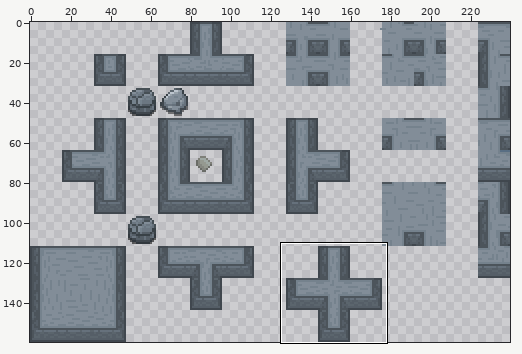
Edited in one commit: sprite sheet (Assets/_ IslandBoy/Content/Art/Sprites/Tiles/SPR Stone Wall.png). Above: a wide view before the commit, with the close-up outlined.
Close-up. Before:
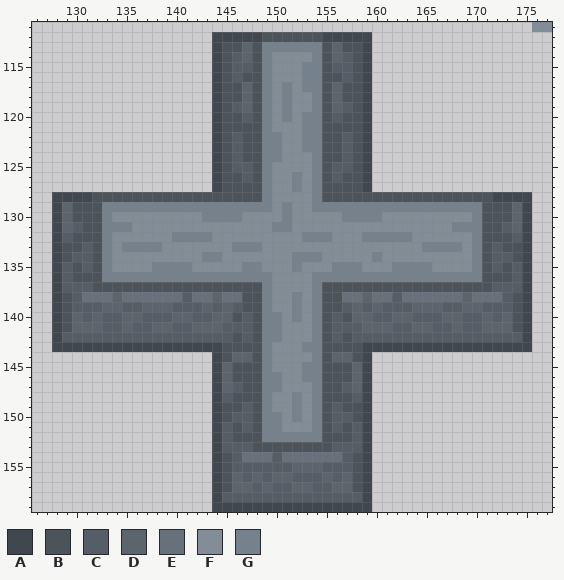
The file is 240x160 pixels. Colours within 5 levels of each other are drawn and written as one. Shown: x 126..177, y 111..159. The commit also changed other parts of the picture, which this record leaves out.
Palette (. is transparent): A #40474e  B #4c545b  C #555e67  D #5b656d  E #66717c  F #828d98  G #75828d
Pixels before (only the part around the change), first column x 126:
111 ..................................................FF
112 ..................AAAAABBBBBBAAAAA..................
113 ..................ABBDBGGGGGGBDBBA..................
114 ..................ABCDBGFFFFGBDCBA..................
115 ..................ABCCBGFFFGGBCCBA..................
116 ..................ABCBBGFFFGGBBCBA..................
117 ..................ABBDBGFGFGGBDBBA..................
118 ..................ABBDBGFGFFGBDBBA..................
119 ..................ABCDBGFGFFGBDCBA..................
120 ..................ABBCBGFGFGGBCBBA..................
121 ..................ABBBBGFFFGGBBBBA..................
122 ..................ABCBBGGFFGGBBCBA..................
123 ..................ABCBBGGFFGGBBCBA..................
124 ..................ABCBBGGFFFGBBCBA..................
125 ..................ABCCBGFFFFGBCCBA..................
126 ..................ABBCBGFFGFGBCBBA..................
127 ..................ABBBBGFFGFGBBBBA..................
128 ..AAAABBBBBBBBBBBBBBBBBGFFFFGBBBBBBBBBBBBBBBBBAAAA..
129 ..ADBBBGGGGGGGGGGGGGGGGGFGFFGGGGGGGGGGGGGGGGGBBBDA..
130 ..ADBBBGFFFFFFFFFGGGGFFFFGFFFFFGGGGFFFFFFFFFGBBBDA..
131 ..ADCBBGGGFFFFFFFFFFFFFFGGFFFFFFFFFFFFFFFFGGGBBCDA..
132 ..ACBBBGFFFFFFGGGGFFFFFFFFFGGGFFFGGGGGFFFFFFGBBBCA..
133 ..ABBCBGFGGGGFFFFFFFGGGFFFFFFFFFFFFFFFFGGGGFGBCBBA..
134 ..ABCCBGFFFFFFFFFGGFFFFFFFGGGFFFFFGFFFFFFFFFGBCCBA..
135 ..ACBCBGFFFFGGGGFFFFFGGFFFGFFFGGGFFFGGGGFFFFGBCBCA..
136 ..ACBBBGGGGGGGGGGGGGGGGGFFFFGGGGGGGGGGGGGGGGGBBBCA..
137 ..ACCCBBBBBBBBBBBBBBBBBGFFFFGBBBBBBBBBBBBBBBBBCCCA..
138 ..ABCEEEDEEEEEECEEDEEBBGFFGFGBBEEDEECEEEEEEDEEECBA..
139 ..ABCCCDDCCDDDCCCDCDCBBGFFGFGBBCDCDCCCDDDCCDDCCCBA..
140 ..ABDCDCCDDCCCDDCCDDBCBGGFGFGBCBDDCCDDCCCDDCCDCDBA..
141 ..ABDDDCCDCCDDCCDDDCCCBGGFFFGBCCCDDDCCDDCCDCCDDDBA..
142 ..ACCCCCCCCCCCCCCCCCBCBGGFFFGBCBCCCCCCCCCCCCCCCCCA..
143 ..AAAAAAAAAAAAAAAAABBBBGFFFGGBBBBAAAAAAAAAAAAAAAAA..
144 ..................ABDDBGFFFFGBDDBA..................
145 ..................ADBBBGFFFGGBBBDA..................
146 ..................ADBBBGGFFGGBBBDA..................
147 ..................ADCBBGGFFFGBBCDA..................
148 ..................ACBBBGFFGFGBBBCA..................
149 ..................ABBCBGFFGFGBCBBA..................
150 ..................ABCCBGGFGFGBCCBA..................
151 ..................ACBCBGGFFFGBCBCA..................
152 ..................ACBBBGGGGGGBBBCA..................
153 ..................ACCCBBBBBBBBCCCA..................
154 ..................ABCEEECEEEEEECBA..................
155 ..................ABCCCCCCDDDCCCBA..................
156 ..................ABDCDCDDCCCDCDBA..................
157 ..................ABDDCDCCDDCCDDBA..................
158 ..................ACCCCCCCCCCCCCCA..................
159 ..................AAAAAAAAAAAAAAAA..................
The same view after the edit:
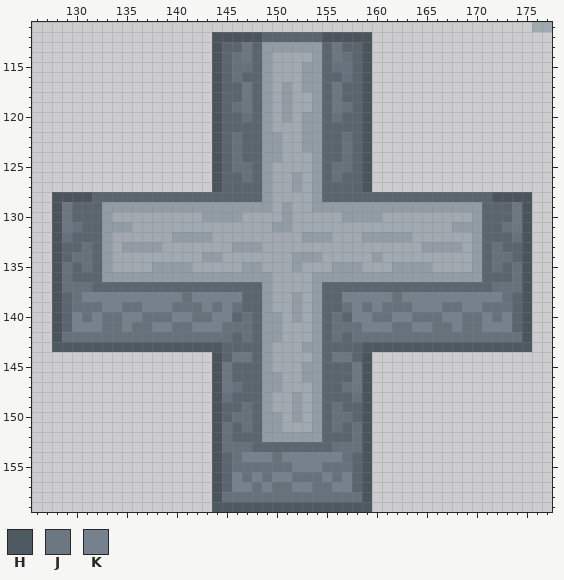
Colours new in this view: H #4f5961  J #6c7782  K #75828d
Diff:
colour F: #828d98 -> #a1a9b1
colour G: #75828d -> #919ca4
y 112: x 144..159 AAAAABBBBBBAAAAA -> BBBBBDDDDDDBBBBB
y 113: x 144..148 ABBDB -> BDDJD; x 155..159 BDBBA -> DJDDB
y 114: x 144..148 ABCDB -> BDEJD; x 155..159 BDCBA -> DJEDB
y 115: x 144..148 ABCCB -> BDEED; x 155..159 BCCBA -> DEEDB
y 116: x 144..148 ABCBB -> BDEDD; x 155..159 BBCBA -> DDEDB
y 117..118: x 144..148 ABBDB -> BDDJD; x 155..159 BDBBA -> DJDDB
y 119: x 144..148 ABCDB -> BDEJD; x 155..159 BDCBA -> DJEDB
y 120: x 144..148 ABBCB -> BDDED; x 155..159 BCBBA -> DEDDB
y 121: x 144..148 ABBBB -> BDDDD; x 155..159 BBBBA -> DDDDB
y 122..124: x 144..148 ABCBB -> BDEDD; x 155..159 BBCBA -> DDEDB
y 125: x 144..148 ABCCB -> BDEED; x 155..159 BCCBA -> DEEDB
y 126: x 144..148 ABBCB -> BDDED; x 155..159 BCBBA -> DEDDB
y 127: x 144..148 ABBBB -> BDDDD; x 155..159 BBBBA -> DDDDB
y 128: x 128..148 AAAABBBBBBBBBBBBBBBBB -> BBBBDDDDDDDDDDDDDDDDD; x 155..175 BBBBBBBBBBBBBBBBBAAAA -> DDDDDDDDDDDDDDDDDBBBB
y 129..130: x 128..132 ADBBB -> BJDDD; x 171..175 BBBDA -> DDDJB
y 131: x 128..132 ADCBB -> BJEDD; x 171..175 BBCDA -> DDEJB
y 132: x 128..132 ACBBB -> BEDDD; x 171..175 BBBCA -> DDDEB
y 133: x 128..132 ABBCB -> BDDED; x 171..175 BCBBA -> DEDDB
y 134: x 128..132 ABCCB -> BDEED; x 171..175 BCCBA -> DEEDB
y 135: x 128..132 ACBCB -> BEDED; x 171..175 BCBCA -> DEDEB
y 136: x 128..132 ACBBB -> BEDDD; x 171..175 BBBCA -> DDDEB
y 137: x 128..148 ACCCBBBBBBBBBBBBBBBBB -> BEEEDDDDDDDDDDDDDDDDD; x 155..175 BBBBBBBBBBBBBBBBBCCCA -> DDDDDDDDDDDDDDDDDEEEB
y 138: x 128..148 ABCEEEDEEEEEECEEDEEBB -> BDEKKKKKKKKKKEKKKKKDD; x 155..175 BBEEDEECEEEEEEDEEECBA -> DDKKKKKEKKKKKKKKKKEDB
y 139: x 128..148 ABCCCDDCCDDDCCCDCDCBB -> BDEEEKKEEKKKEEEKEKEDD; x 155..175 BBCDCDCCCDDDCCDDCCCBA -> DDEKEKEEEKKKEEKKEEEDB
y 140: x 128..148 ABDCDCCDDCCCDDCCDDBCB -> BDKEKEEKKEEEKKEEKKDED; x 155..175 BCBDDCCDDCCCDDCCDCDBA -> DEDKKEEKKEEEKKEEKEKDB
y 141: x 128..148 ABDDDCCDCCDDCCDDDCCCB -> BDKKKEEKEEKKEEKKKEEED; x 155..175 BCCCDDDCCDDCCDCCDDDBA -> DEEEKKKEEKKEEKEEKKKDB
y 142: x 128..148 ACCCCCCCCCCCCCCCCCBCB -> BEEEEEEEEEEEEEEEEEDED; x 155..175 BCBCCCCCCCCCCCCCCCCCA -> DEDEEEEEEEEEEEEEEEEEB
y 143: x 128..148 AAAAAAAAAAAAAAAAABBBB -> HHHHHHHHHHHHHHHHHDDDD; x 155..175 BBBBAAAAAAAAAAAAAAAAA -> DDDDHHHHHHHHHHHHHHHHH
y 144: x 144..148 ABDDB -> BDJJD; x 155..159 BDDBA -> DJJDB
y 145..146: x 144..148 ADBBB -> BJDDD; x 155..159 BBBDA -> DDDJB
y 147: x 144..148 ADCBB -> BJEDD; x 155..159 BBCDA -> DDEJB
y 148: x 144..148 ACBBB -> BEDDD; x 155..159 BBBCA -> DDDEB
y 149: x 144..148 ABBCB -> BDDED; x 155..159 BCBBA -> DEDDB
y 150: x 144..148 ABCCB -> BDEED; x 155..159 BCCBA -> DEEDB
y 151: x 144..148 ACBCB -> BEDED; x 155..159 BCBCA -> DEDEB
y 152: x 144..148 ACBBB -> BEDDD; x 155..159 BBBCA -> DDDEB
y 153: x 144..159 ACCCBBBBBBBBCCCA -> BEEEDDDDDDDDEEEB
y 154: x 144..159 ABCEEECEEEEEECBA -> BDEKKKEKKKKKKEDB
y 155: x 144..159 ABCCCCCCDDDCCCBA -> BDEEEEEEKKKEEEDB
y 156: x 144..159 ABDCDCDDCCCDCDBA -> BDKEKEKKEEEKEKDB
y 157: x 144..159 ABDDCDCCDDCCDDBA -> BDKKEKEEKKEEKKDB
y 158: x 144..159 ACCCCCCCCCCCCCCA -> BEEEEEEEEEEEEEEB
y 159: x 144..159 AAAAAAAAAAAAAAAA -> HHHHHHHHHHHHHHHH
Boxes around the changes in both close-ups, in picture pixels (x1, y1, x2, y2):
changed: (532, 22, 552, 32)
changed: (52, 32, 532, 512)
